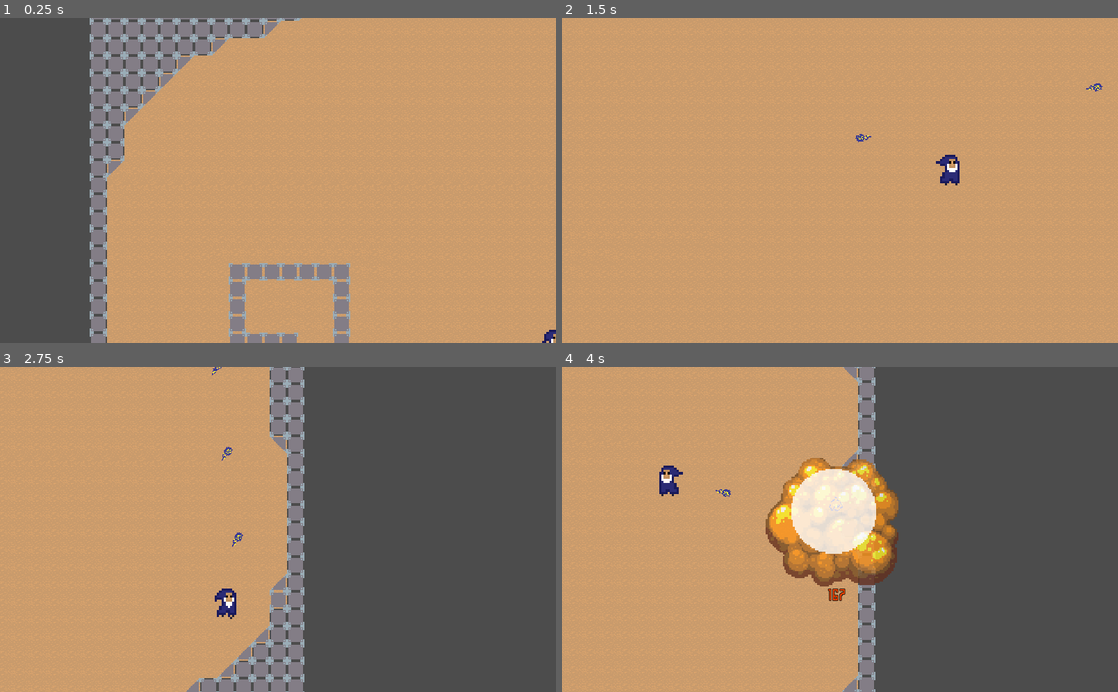
Above: before the commit, frames 1-4 (two rows, left to right).
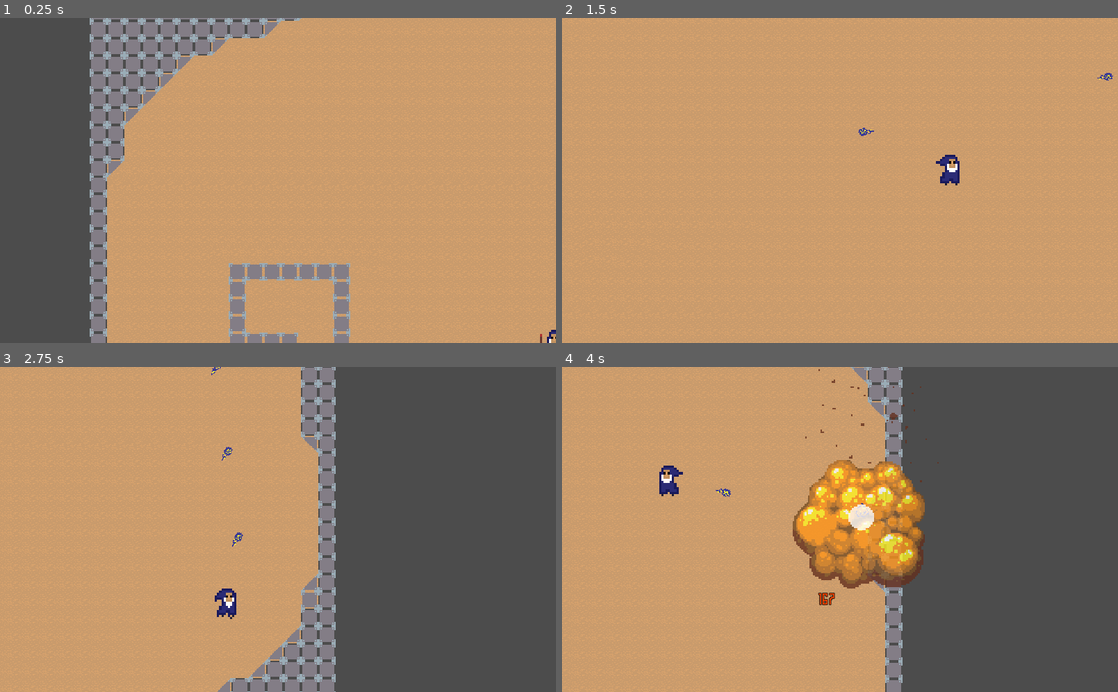
Above: after the commit, the same moments.

Repository: Magorx/olanir-cast
Game: Godot game, scene res://Main.tscn
The game is run twice, just before and just after one commit, with the same random seed, the same clock (stepped at 60 frames per second) and the same inputs.
Inputs (mouse positions are in pixels of both pictures, inside the frame that each line leads up to):
- Up to frame 1 (0.25 s): no input
- Up to frame 2 (1.5 s): move the mouse to (962, 164) at 0.52 s; press the mouse at (962, 164) at 0.53 s; hold D (move_right) 0.53-1.28 s; move the mouse to (728, 196) at 1.27 s; release the mouse at (728, 196) at 1.28 s; hold S (move_down) from 1.28 s (still down); click (728, 196) at 1.35 s
- Up to frame 3 (2.75 s): move the mouse to (333, 458) at 2.02 s; release S (move_down) at 2.03 s; press the mouse at (333, 458) at 2.03 s; hold D (move_right) from 2.03 s (still down)
- Up to frame 4 (4 s): move the mouse to (812, 594) at 2.77 s; release D (move_right) at 2.78 s; release the mouse at (812, 594) at 2.78 s; hold W (move_up) 2.78-3.53 s; click (812, 594) at 2.85 s; move the mouse to (1006, 578) at 3.52 s; press the mouse at (1006, 578) at 3.53 s; hold A (move_left) from 3.53 s (still down)

The runs differ from the first frame. In frame 1, less than 0.1% of the frame differs, in the area x 97-100%, y 95-100%; in frame 2, 0.1%; in frame 3, 10%; in frame 4, 13%, in the area x 27-68%, y 0-100%.

Commit message:
wizard faces the right direction always

Diff:
--- a/src/Main.tscn
+++ b/src/Main.tscn
@@ -30,6 +30,5 @@
 format = 1
 tile_data = PoolIntArray( -655361, 1610612738, 0, -720874, -1073741822, 0, -589827, 1610612738, 0, -655333, -1073741822 …(1273 unchanged characters)…
 
-[node name="Creature" parent="." groups=["units"] instance=ExtResource( 1 )]
+[node name="Creature" parent="." instance=ExtResource( 1 )]
 position = Vector2( 442, 275 )
-collision_mask = 529
--- a/src/area_effect/collection/AreaEffectCircle.gd
+++ b/src/area_effect/collection/AreaEffectCircle.gd
@@ -38,7 +38,7 @@
                 body.velocity += dir * 64 * 25
 
             if body is Creature:
-                body.is_trying_to_move = true
+                body.set_state("move")
 
                 body.deal_damage(Damage.new(Damage.Type.fire, 167))
 
--- a/src/creature/states/idle.gd
+++ b/src/creature/states/idle.gd
@@ -9,11 +9,15 @@
 
 
 func execute(_delta):
+    if not executed:
+        unit.get_node("AnimatedSprite").play("idle")
+
     .execute(_delta)
-
-    unit.get_node("AnimatedSprite").play("idle")
 
     if unit.is_trying_to_move:
         set_state.call_func("move_attack")
-    else:
-        unit.velocity = Vector2(0, 0)
+        unit.cur_state.execute(_delta)
+        return
+
+    unit.velocity = Vector2(0, 0)
+    unit.face_towards_mouse()
--- a/src/creature/states/move.gd
+++ b/src/creature/states/move.gd
@@ -9,17 +9,19 @@
 
 
 func execute(_delta):
+    if not unit.is_trying_to_move:
+        set_state.call_func("move_release")
+        unit.cur_state.execute(_delta)
+        return
+
+    if not executed:
+        unit.get_node("AnimatedSprite").play("move")
+
     .execute(_delta)
 
-    unit.get_node("AnimatedSprite").play("move")
+    unit.velocity = unit.input_velocity * unit.max_velocity
 
-    if unit.velocity.x < 0:
-        unit.get_node("AnimatedSprite").set_flip_h(true)
-    else:
-        unit.get_node("AnimatedSprite").set_flip_h(false)
-
-    if not unit.is_trying_to_move:
-        set_state.call_func("move_release")
+    unit.face_towards_velocity()
 
 
 func get_cast_level() -> int:
--- a/src/creature/states/move_attack.gd
+++ b/src/creature/states/move_attack.gd
@@ -26,7 +26,7 @@
     if not executed:
         unit.get_node("AnimatedSprite").play("move_attack")
 
-        attack_start_velocity = unit.velocity
+        attack_start_velocity = unit.actual_velocity
         move_attack_time = unit.get_node("Stats").move_attack_time
         max_velocity = Vector2(unit.max_velocity, unit.max_velocity)
 
@@ -40,13 +40,16 @@
 
     .execute(delta)
 
+    unit.face_towards_velocity()
+
     cur_target_velocity = max_velocity * unit.input_velocity
-    unit.set_velocity(lerp(cur_target_velocity, attack_start_velocity, linear_coef_formula(timer.time_left)), true)
+    print(attack_start_velocity)
+    unit.set_velocity(lerp(attack_start_velocity, cur_target_velocity, linear_coef_formula(1 - timer.time_left / move_attack_time)), true)
 
 
 func linear_coef_formula(t):
-    var c = t / move_attack_time
-    return c * c
+    t = t
+    return t
 
 
 func next_state():
--- a/src/creature/states/move_release.gd
+++ b/src/creature/states/move_release.gd
@@ -37,11 +37,13 @@
 
     .execute(delta)
 
-    unit.set_velocity(lerp(Vector2(0, 0), release_start_velocity, linear_coef_formula(timer.time_left)), true)
+    unit.face_towards_velocity()
+
+    unit.set_velocity(lerp(release_start_velocity, Vector2(0, 0), linear_coef_formula(1 - timer.time_left / move_release_time)), true)
 
 
 func linear_coef_formula(t):
-    var c = t / move_release_time
+    var c = t
     return c
 
 
--- a/src/unit/Unit.gd
+++ b/src/unit/Unit.gd
@@ -58,7 +58,26 @@
     is_trying_to_move = vel.length_squared() != 0
     input_velocity = vel
 
-    alter_velocity_to(vel * max_velocity)
+    vel = vel * max_velocity
+
+    if vel.length() < GameInfo.MIN_VELOCITY:
+        vel = Vector2(0, 0)
+
+
+func face_towards(vector):
+    if vector.x < 0:
+        $AnimatedSprite.set_flip_h(true)
+    else:
+        $AnimatedSprite.set_flip_h(false)
+
+
+func face_towards_mouse():
+    var to_mouse = get_global_mouse_position() - position
+    face_towards(to_mouse)
+
+
+func face_towards_velocity():
+    face_towards(velocity)
 
 
 # States
